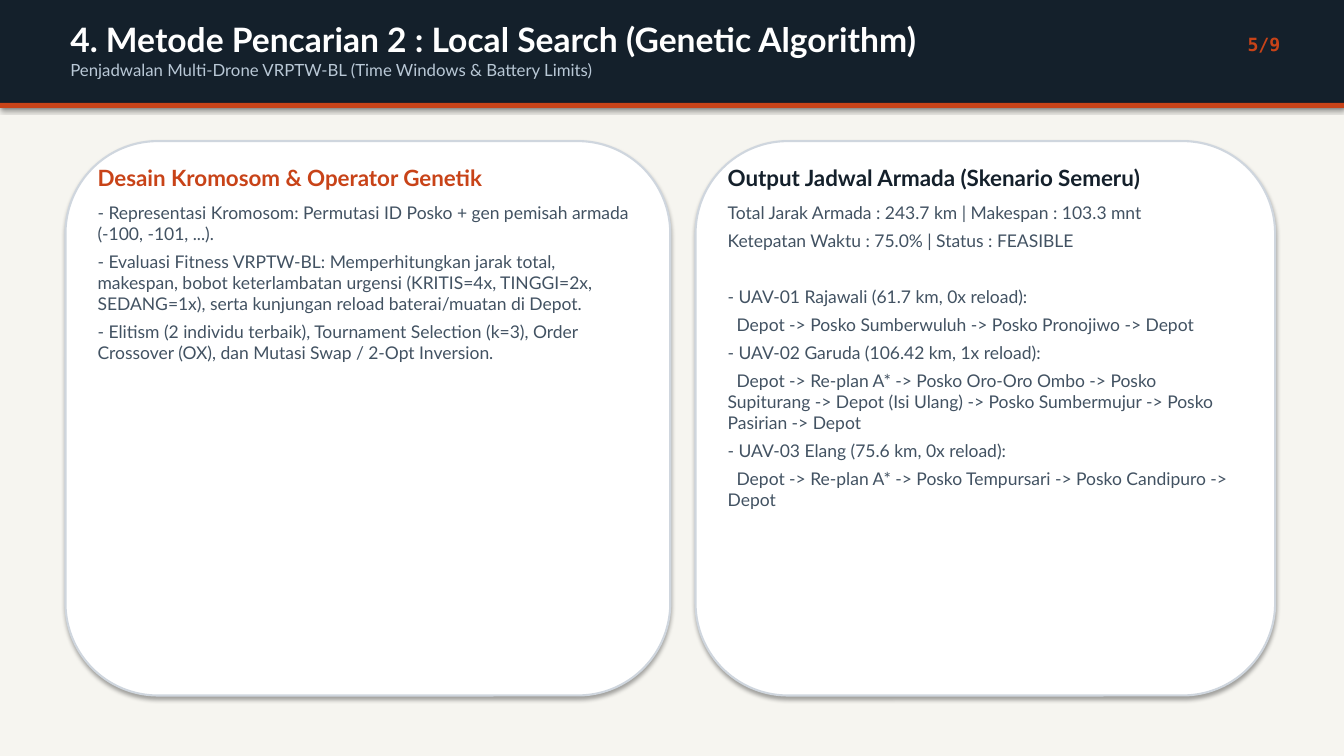
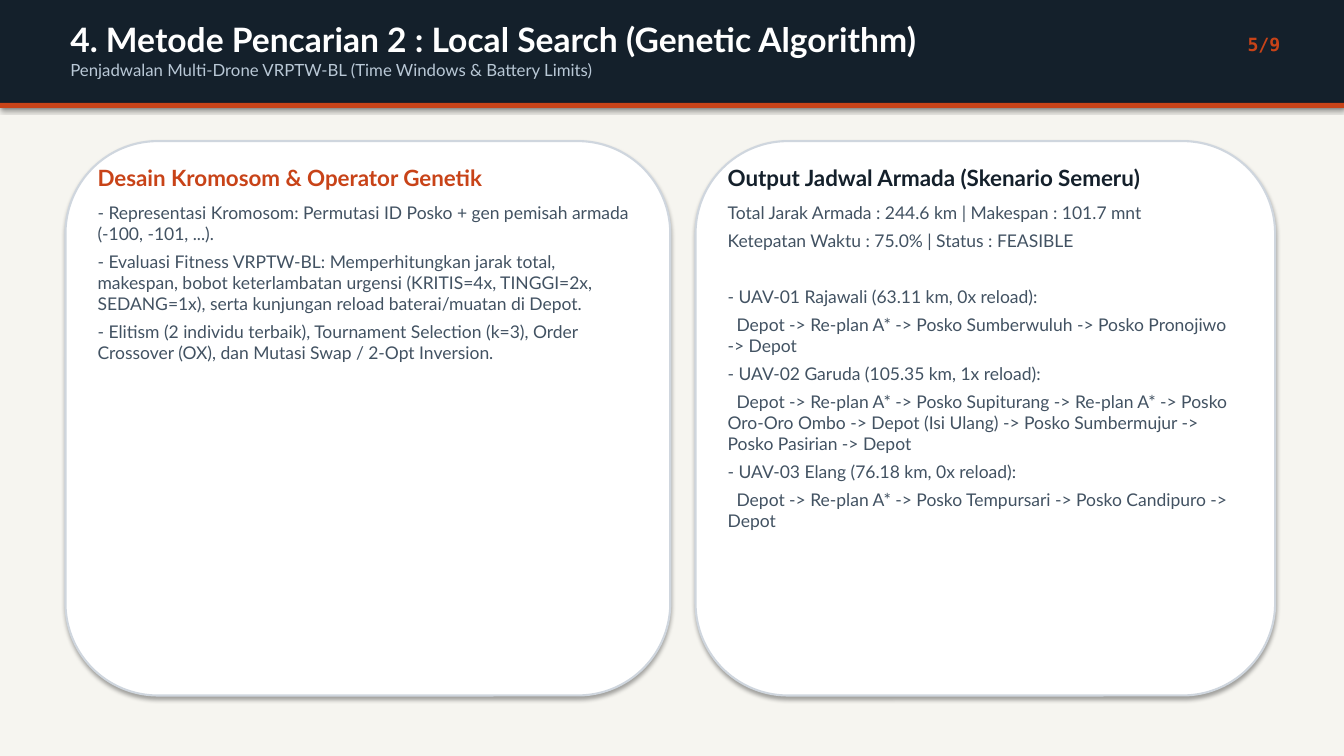
Before and after one commit to PopSharkkk/ArtificialConceptFinalProject, a slide deck: slide 5 of AeroRelief_Progress_KKA.pptx. Drawn at 1344x756 pixels with LibreOffice and Linux fonts; fonts in the diff are those of the drawing. Boxes give left, top, right and bottom in pixels: in the first picture for what was removed or moved away, otherwise in the second. Text is boxed around its words. In the diff, an @@ line names an element or a change of style, - is before the commit and + after.

```diff
--- a/AeroRelief_Progress_KKA.pptx
+++ b/AeroRelief_Progress_KKA.pptx
@@ text at (728,206,1141,222): text changed @@
-Total Jarak Armada : 243.7 km | Makespan : 103.3 mnt
+Total Jarak Armada : 244.6 km | Makespan : 101.7 mnt
@@ text at (728,289,1227,481): text changed @@
-- UAV-01 Rajawali (61.7 km, 0x reload):
-Depot -> Posko Sumberwuluh -> Posko Pronojiwo -> Depot
-- UAV-02 Garuda (106.42 km, 1x reload):
-Depot -> Re-plan A* -> Posko Oro-Oro Ombo -> Posko Supiturang -> Depot (Isi Ulang) -> Posko Sumbermujur -> Posko Pasirian -> Depot
-- UAV-03 Elang (75.6 km, 0x reload):
+- UAV-01 Rajawali (63.11 km, 0x reload):
+Depot -> Re-plan A* -> Posko Sumberwuluh -> Posko Pronojiwo -> Depot
+- UAV-02 Garuda (105.35 km, 1x reload):
+Depot -> Re-plan A* -> Posko Supiturang -> Re-plan A* -> Posko Oro-Oro Ombo -> Depot (Isi Ulang) -> Posko Sumbermujur -> Posko Pasirian -> Depot
+- UAV-03 Elang (76.18 km, 0x reload):
```
Also in this commit, not shown: 1 other slide changed, 11 other files.
